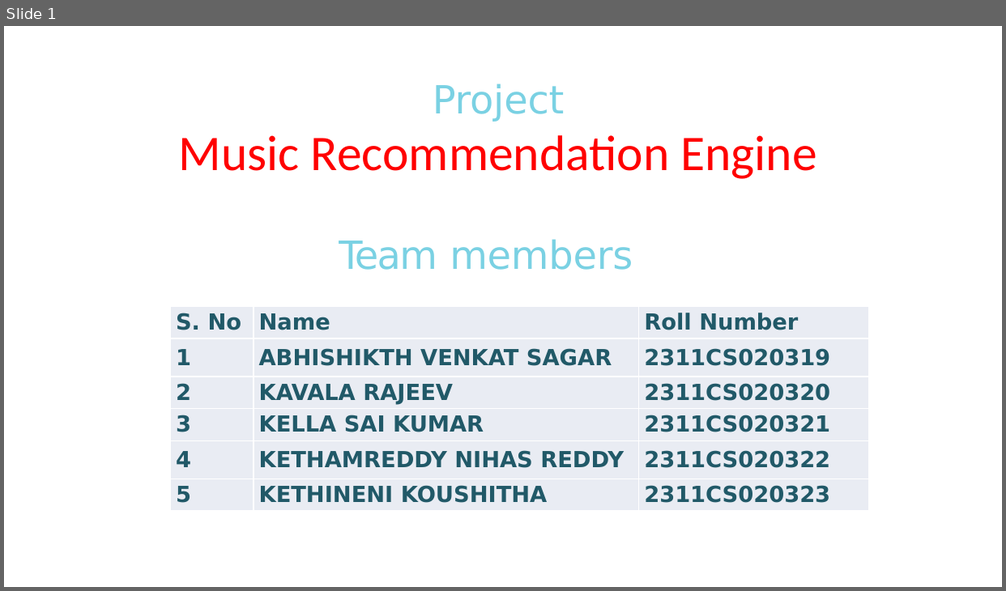
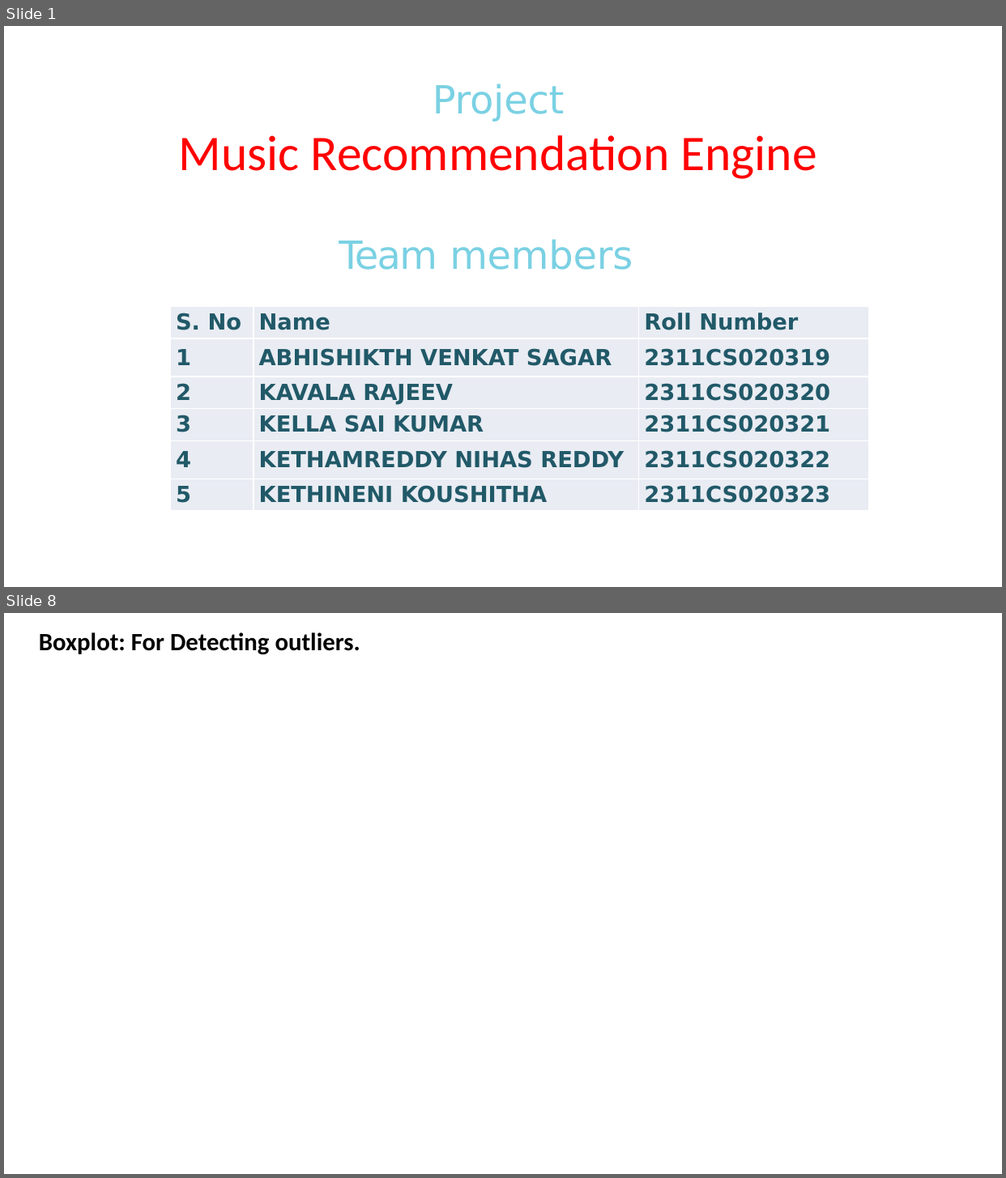
Before and after one commit to Rajeevkavala/Application-Development, a slide deck: Project/Music_Recommendation_Review-1.pptx. Shown one above the other, each under a label of ours: slide 1 before the commit, slides 1 and 8 after it; the slides between them are not shown. The pictures are 1006x591 and 1006x1178 pixels, drawn with LibreOffice and Linux fonts; fonts in the diff are those of the drawing; background and template pictures are left out. Boxes give left, top, right and bottom in pixels: in the first picture for what was removed or moved away, otherwise in the second. Text is boxed around its words. In the diff, an @@ line names an element or a change of style, - is before the commit and + after.

```diff
--- a/Project/Music_Recommendation_Review-1.pptx
+++ b/Project/Music_Recommendation_Review-1.pptx
@@ slide 8 added at [4,613,1002,1174], background picture (left out) @@
@@ text added at [39,632,360,655], 18 pt, text #000000, bold @@
+Boxplot: For Detecting outliers.
```
Also in this commit, not shown: 3 slides changed, 6 other slides added, 3 slides removed, 5 other files.
